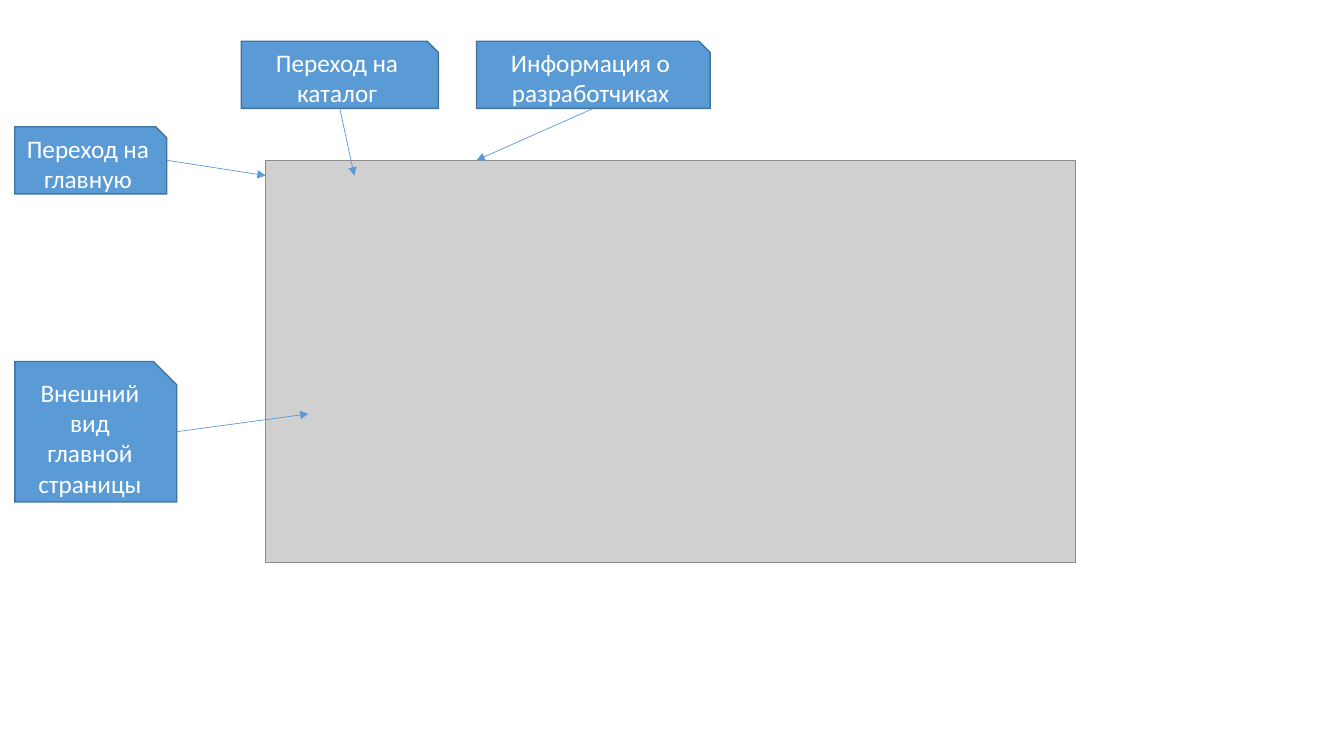
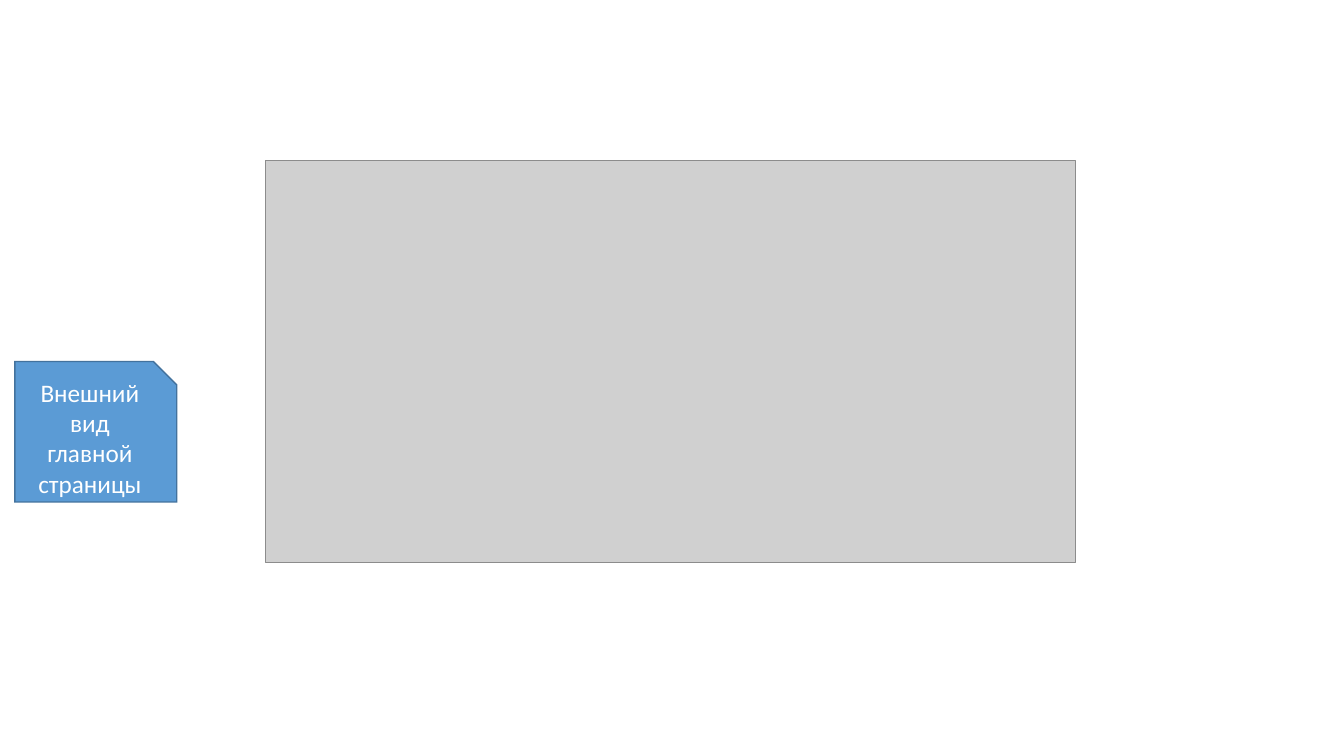
Before and after one commit to fasepaIm/WEB_LIBRARY_IE, a slide deck: slide 5 of web library.pptx. Drawn at 1344x756 pixels with LibreOffice and Linux fonts; fonts in the diff are those of the drawing; grey boxes stand for pictures. Boxes give left, top, right and bottom in pixels: in the first picture for what was removed or moved away, otherwise in the second. Text is boxed around its words. In the diff, an @@ line names an element or a change of style, - is before the commit and + after.

```diff
--- a/web library.pptx
+++ b/web library.pptx
@@ snip rect removed at bbox=[241, 41, 438, 109] @@
-Переход на каталог
@@ snip rect removed at bbox=[477, 41, 711, 109] @@
-Информация о разработчиках
@@ arrow removed from (340, 109) to (355, 175) @@
@@ arrow removed from (594, 109) to (477, 160) @@
@@ snip rect removed at bbox=[15, 127, 167, 195] @@
-Переход на главную
@@ arrow removed from (167, 160) to (266, 175) @@
@@ arrow removed from (176, 432) to (309, 414) @@
```
Also in this commit, not shown: 7 other slides changed, 1 slide added, 1 slide removed, 2 other files.
